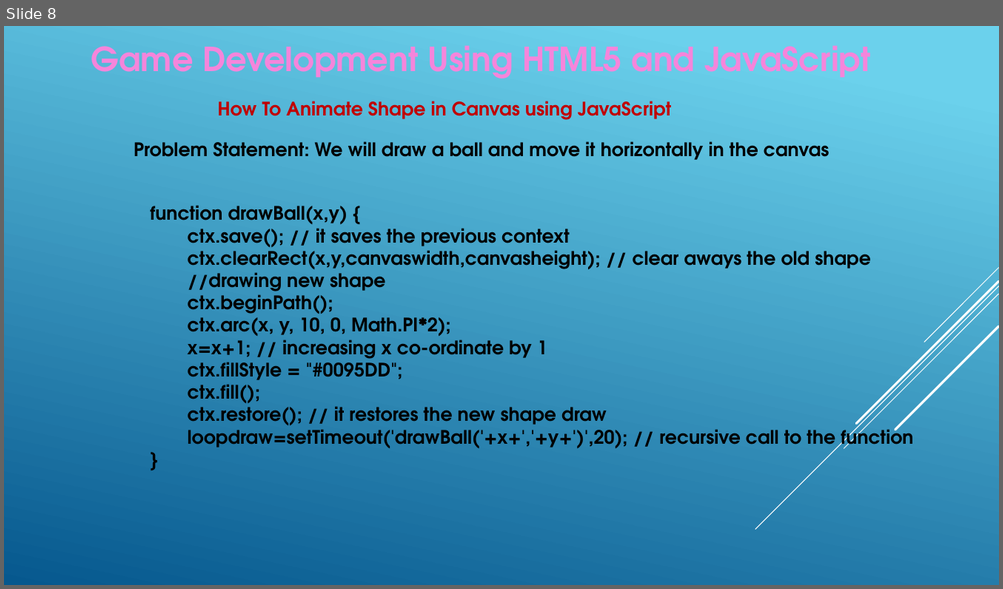
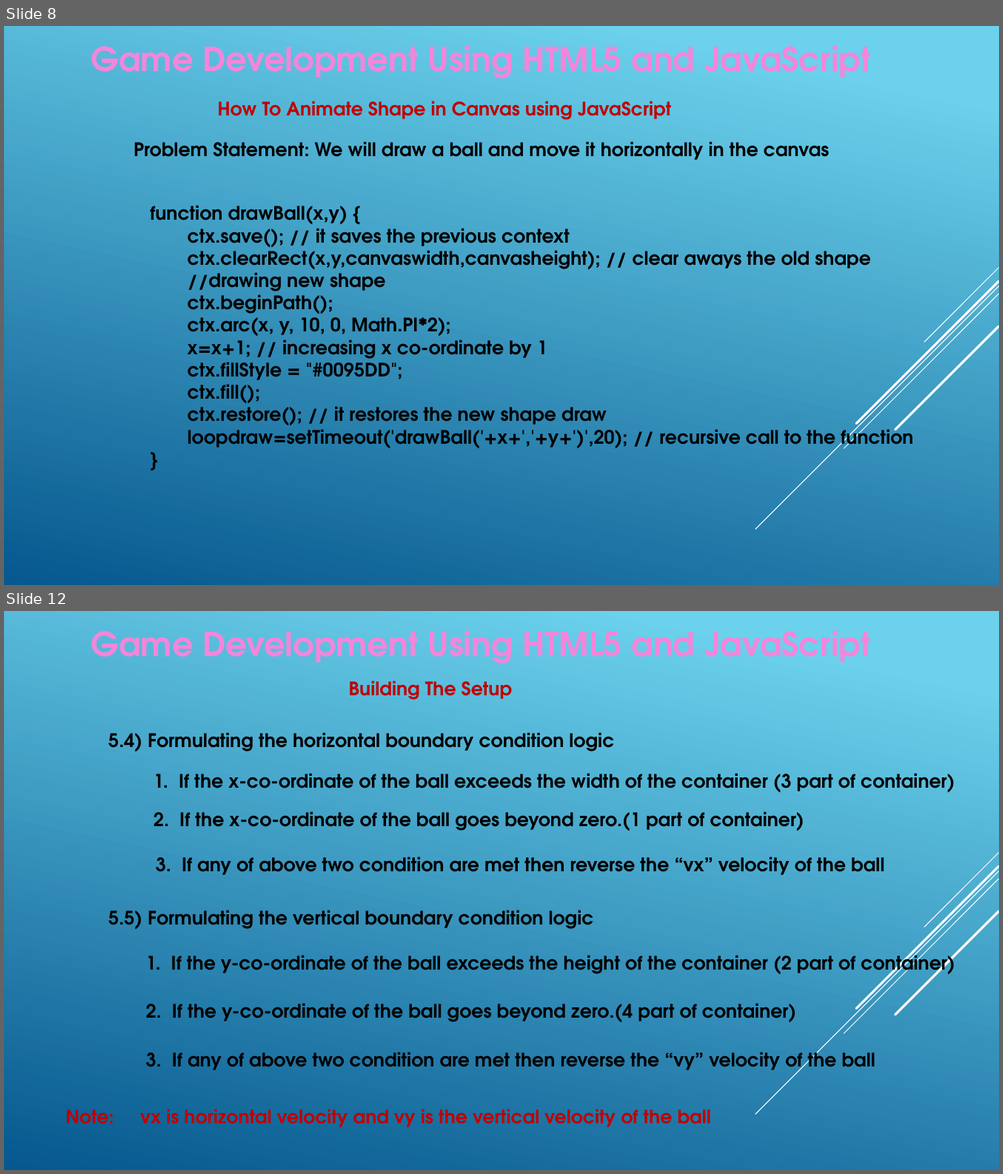
Before and after one commit to alok001/GameDevelopmentJS, a slide deck: GameDevelopment_Session.pptx. Shown one above the other, each under a label of ours: slide 8 before the commit, slides 8 and 12 after it; the slides between them are not shown. The pictures are 1003x589 and 1003x1174 pixels, drawn with LibreOffice and Linux fonts; fonts in the diff are those of the drawing. Boxes give left, top, right and bottom in pixels: in the first picture for what was removed or moved away, otherwise in the second. Text is boxed around its words. In the diff, an @@ line names an element or a change of style, - is before the commit and + after.

Commit message:
latest game is here

```diff
--- a/GameDevelopment_Session.pptx
+++ b/GameDevelopment_Session.pptx
@@ slide 12 added at bbox=[4, 611, 999, 1170], background gradient #6ED2EB to #06588E; not listed: 5 template elements that a slide beside it also shows @@
@@ text added at bbox=[91, 630, 871, 664], 32 pt, text #F585DB, bold @@
+Game Development Using HTML5 and JavaScript
@@ text added at bbox=[349, 681, 512, 700], 18 pt, text #C00000, bold @@
+Building The Setup
@@ text added at bbox=[108, 732, 614, 752], 18 pt, text #000000, bold @@
+5.4) Formulating the horizontal boundary condition logic
@@ text added at bbox=[153, 773, 954, 792], 18 pt, text #000000, bold @@
+1. If the x-co-ordinate of the ball exceeds the width of the container (3 part of container)
@@ text added at bbox=[153, 812, 804, 831], 18 pt, text #000000, bold @@
+2. If the x-co-ordinate of the ball goes beyond zero.(1 part of container)
@@ text added at bbox=[156, 857, 884, 875], 18 pt, text #000000, bold @@
+3. If any of above two condition are met then reverse the “vx” velocity of the ball
@@ text added at bbox=[108, 910, 594, 929], 18 pt, text #000000, bold @@
+5.5) Formulating the vertical boundary condition logic
@@ text added at bbox=[146, 950, 954, 978], 18 pt, text #000000, bold @@
+1. If the y-co-ordinate of the ball exceeds the height of the container (2 part of container)
@@ text added at bbox=[146, 1003, 796, 1022], 18 pt, text #000000, bold @@
+2. If the y-co-ordinate of the ball goes beyond zero.(4 part of container)
@@ text added at bbox=[146, 1047, 875, 1075], 18 pt, text #000000, bold @@
+3. If any of above two condition are met then reverse the “vy” velocity of the ball
@@ text added at bbox=[65, 1109, 711, 1128], 18 pt, text #C00000, bold @@
+Note: vx is horizontal velocity and vy is the vertical velocity of the ball
```
Also in this commit, not shown: 1 slide changed, 11 other slides added.
